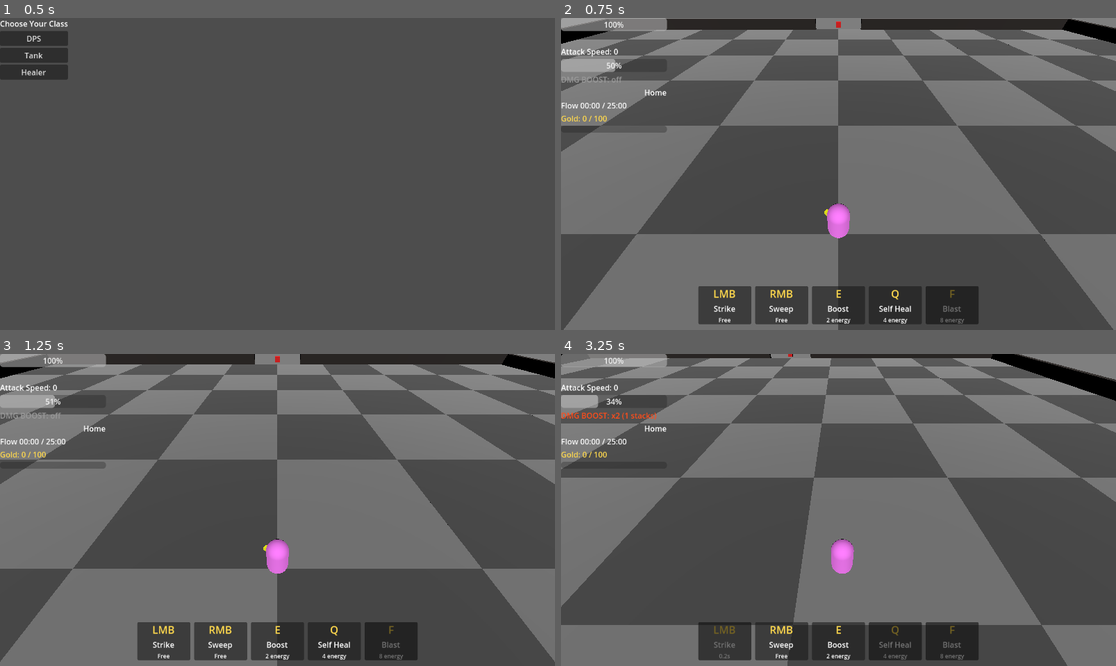
Above: before the commit, frames 1-4 (two rows, left to right).
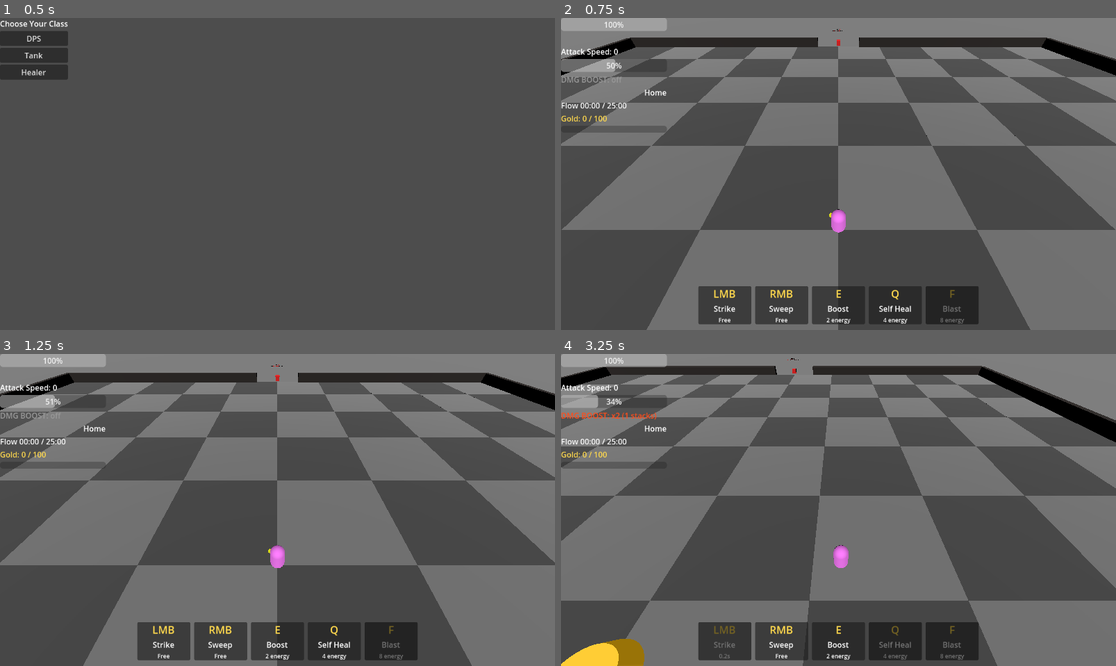
Above: after the commit, the same moments.

Repository: Zietgeist/Exultation
Game: Godot game, scene res://ClassSelect.tscn
Same seed, same stepped clock (60 frames per second), same inputs: the game is played once before the commit and once after it.
Inputs (mouse positions are in pixels of both pictures, inside the frame that each line leads up to):
- Up to frame 1 (0.5 s): no input
- Up to frame 2 (0.75 s): click "DPS" at 0.5 s
- Up to frame 3 (1.25 s): no input
- Up to frame 4 (3.25 s): tap Enter at 1.25 s; move the mouse to (960, 494) at 1.27 s; hold Right (ui_right) 1.28-2.03 s; tap E at 1.35 s; click (960, 494) at 1.42 s; move the mouse to (727, 525) at 2.02 s; hold Down (ui_down) 2.03-2.78 s; tap Q at 2.1 s; move the mouse to (894, 441) at 2.77 s; hold Right (ui_right) from 2.78 s (still down); tap F at 2.85 s

Frame 1 is identical in both runs. In frame 2, 41% of the frame differs, in the area x 0-100%, y 0-100%; in frame 3, 41%; in frame 4, 44%.

Commit message:
Camera 1.5x farther out; fog lifts in a wider circle to match
Co-Authored-By: Claude Opus 5.5 <noreply@anthropic.com>
Claude-Session: https://claude.ai/code/session_013yxoaHLvU2gzuZEUgoi9o3

Diff:
--- a/character_body_3d.gd
+++ b/character_body_3d.gd
@@ -82,6 +82,7 @@
 # Respawn
 const SPAWN_HEIGHT = 1.5	# start a little above the floor and drop onto it
 const FALL_LIMIT = -10.0	# below this, we fell out of the world
+const CAMERA_OFFSET = Vector3(0, 8, 5) * 1.5	# 1.5x farther out than before (same angle)
 const RESPAWN_SAFE_TIME = 2.0	# seconds you can't be hurt after respawning
 var spawn_point = Vector3.ZERO
 var invulnerable_time = 0.0
@@ -189,7 +190,7 @@
 	look_at(Vector3(mouse_world.x, global_position.y, mouse_world.z), Vector3.UP)
 
 	if camera:
-		camera.global_position = global_position + Vector3(0, 8, 5)
+		camera.global_position = global_position + CAMERA_OFFSET
 
 	_tick_aura(delta)
 
--- a/fog_of_war.gd
+++ b/fog_of_war.gd
@@ -4,7 +4,7 @@
 ## It lifts as you explore and stays lifted for the rest of the play session.
 
 const CELL = 4.0		# size of one fog square
-const REVEAL_RADIUS = 16.0	# how far around you the fog lifts
+const REVEAL_RADIUS = 24.0	# how far around you the fog lifts (grew with the camera zoom-out)
 const HEIGHT = 0.35		# just above the floor: hides the ground, but enemies and tall things stand out of it
 const FOG_COLOR = Color(0.06, 0.07, 0.1, 0.93)
 const CHECK_EVERY = 0.15
